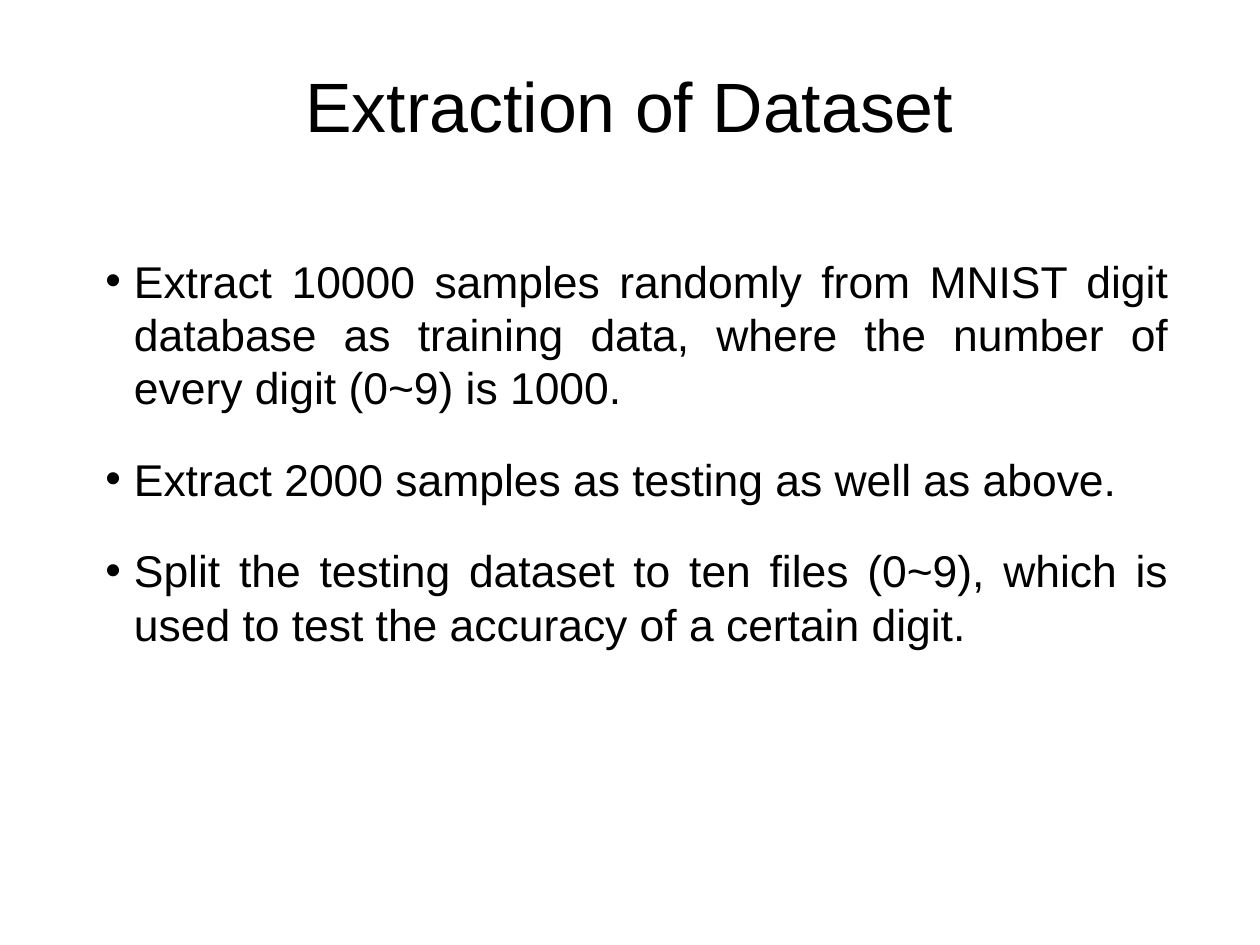
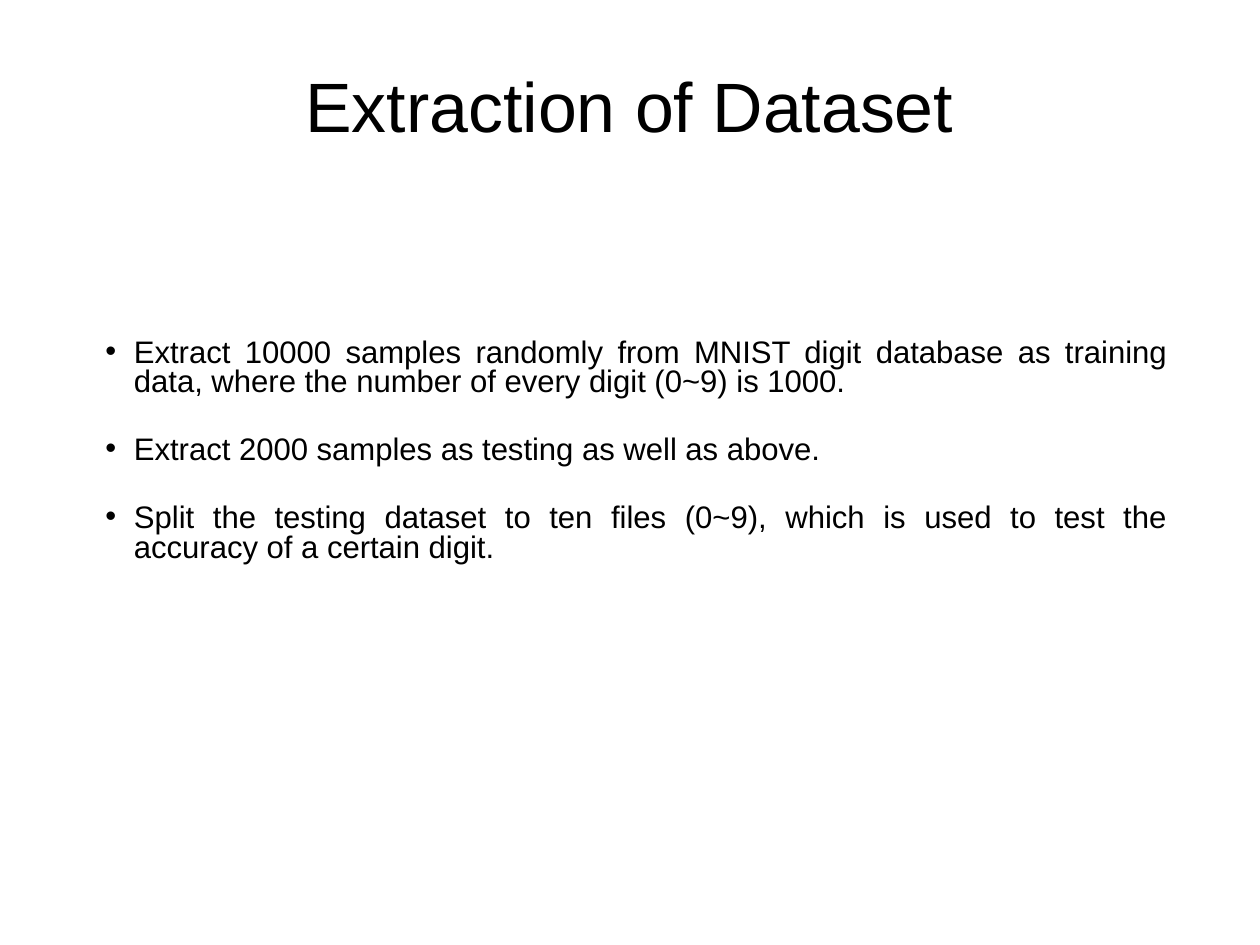
Before and after one commit to jsxcool/DigitRecognize, a slide deck: slide 6 of 695ppt 1.pptx. Drawn at 1260x945 pixels with LibreOffice and Linux fonts; fonts in the diff are those of the drawing; background and template pictures are left out. Boxes give left, top, right and bottom in pixels: in the first picture for what was removed or moved away, otherwise in the second. Text is boxed around its words. In the diff, an @@ line names an element or a change of style, - is before the commit and + after.

Commit message:
ppt

```diff
--- a/695ppt 1.pptx
+++ b/695ppt 1.pptx
@@ subtitle "Extract 10000 samples randomly from ..." at box(134, 340, 1167, 564): size 28 to 19.6 pt; line spacing 1 to 0.8 @@
```
Also in this commit, not shown: 2 slides added.
